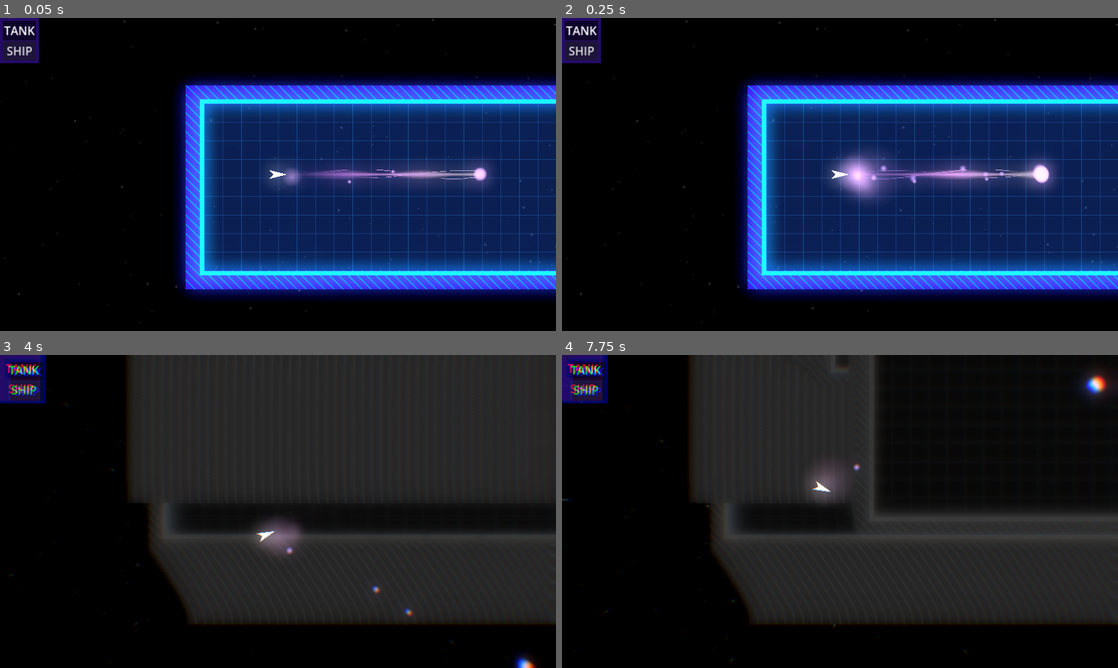
Above: before the commit, frames 1-4 (two rows, left to right).
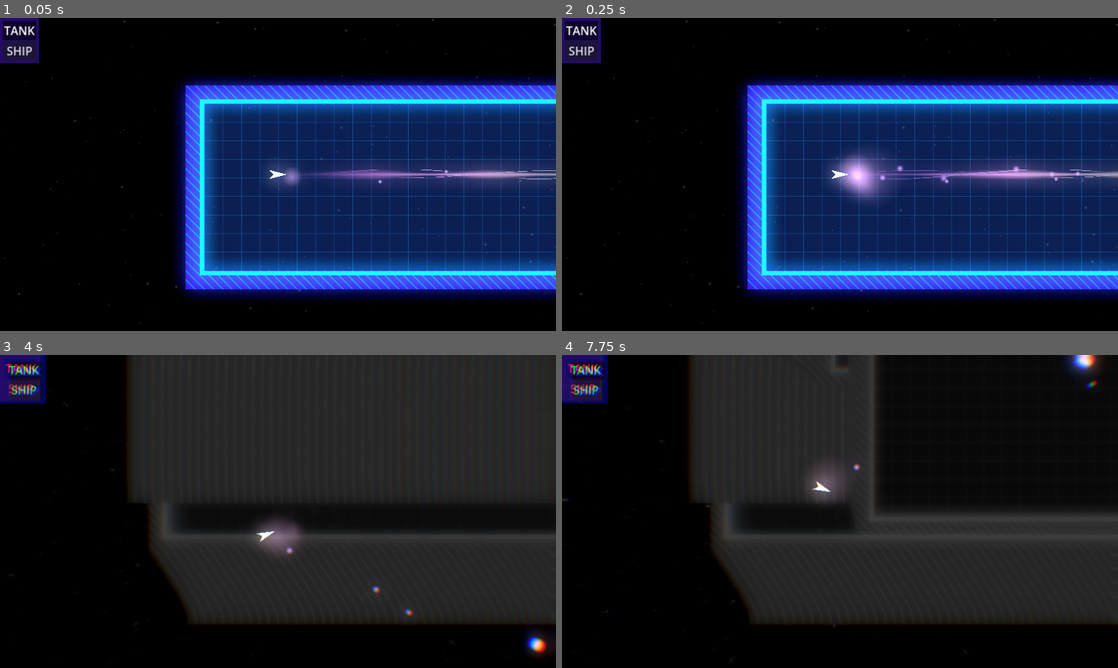
Above: after the commit, the same moments.

Repository: tripodsan/secrets-of-the-maze
Game: Godot game, scene res://scenes/main.tscn
The game is run twice, just before and just after one commit, with the same random seed, the same clock (stepped at 60 frames per second) and the same inputs.
Inputs:
- Up to frame 1 (0.05 s): no input
- Up to frame 2 (0.25 s): no input
- Up to frame 3 (4 s): hold Right (right) 0.53-1.28 s; tap Tab (switch) every 0.75 s from 0.6 to 3.6 s; tap Space at 0.77, 1.52, 3.02, 3.77 s; hold S (backwd) 1.28-2.03 s; hold Right (right) 2.03-2.78 s; hold Up (fwd) 2.78-3.53 s; hold Left (left) from 3.53 s (still down)
- Up to frame 4 (7.75 s): tap Tab (switch) every 0.75 s from 4.35 to 7.35 s; tap Space at 4.52, 6.02, 6.77, 7.52 s; release Left (left) at 5.03 s; hold S (backwd) 5.03-5.78 s; hold Right (right) 5.78-6.53 s; hold Up (fwd) 6.53-7.28 s; hold Right (right) from 7.28 s (still down)

The runs differ from the first frame. In frame 1, 1.2% of the frame differs, in the area x 55-100%, y 46-54%; in frame 2, 1.4%, in the area x 55-100%, y 45-55%; in frame 3, 0.4%; in frame 4, 0.7%.

Commit message:
remove collision body

Diff:
--- a/scenes/laser_cast.gd
+++ b/scenes/laser_cast.gd
@@ -1,14 +1,9 @@
 extends RayCast2D
 
 
-var is_casting := true
-
-# Called when the node enters the scene tree for the first time.
-func _ready() -> void:
-  pass # Replace with function body.
+var is_casting := false
 
 
-# Called every frame. 'delta' is the elapsed time since the previous frame.
 func _process(delta: float) -> void:
   pass
 
--- a/scenes/main.tscn
+++ b/scenes/main.tscn
@@ -102,14 +102,6 @@
 initial_velocity_max = 94.09
 gravity = Vector3(0, 0, 0)
 
-[sub_resource type="CanvasItemMaterial" id="CanvasItemMaterial_c1oeo"]
-particles_animation = true
-particles_anim_h_frames = 1
-particles_anim_v_frames = 1
-particles_anim_loop = false
-
-[sub_resource type="CircleShape2D" id="CircleShape2D_oks6u"]
-
 [node name="main" type="Node2D"]
 script = ExtResource("1_v5gem")
 
@@ -325,13 +317,3 @@
 position = Vector2(960, 520)
 scale = Vector2(2, 2)
 texture = ExtResource("5_hcqio")
-
-[node name="RigidBody2D" type="RigidBody2D" parent="world"]
-gravity_scale = 0.0
-
-[node name="CollisionShape2D" type="CollisionShape2D" parent="world/RigidBody2D"]
-material = SubResource("CanvasItemMaterial_c1oeo")
-position = Vector2(-163, 435)
-scale = Vector2(10, 10)
-shape = SubResource("CircleShape2D_oks6u")
-debug_color = Color(0.825855, 0.394114, 0.135367, 0.42)
Not shown: 1 places in scenes/main.tscn that only renumber resources
